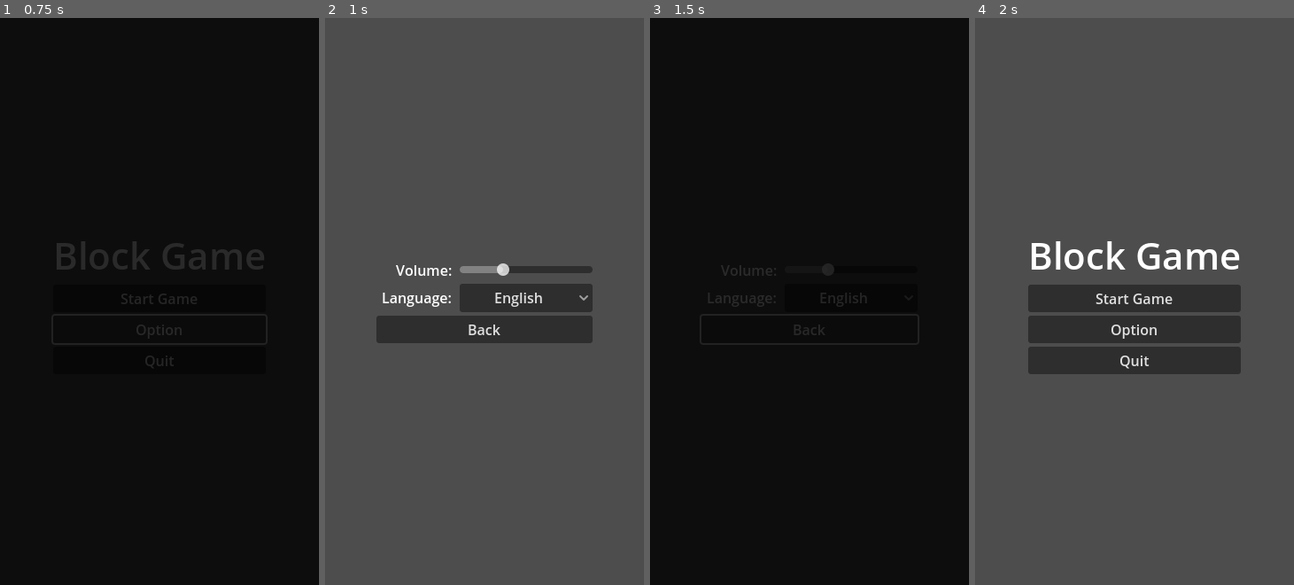
Above: before the commit, frames 1-4 (left to right).
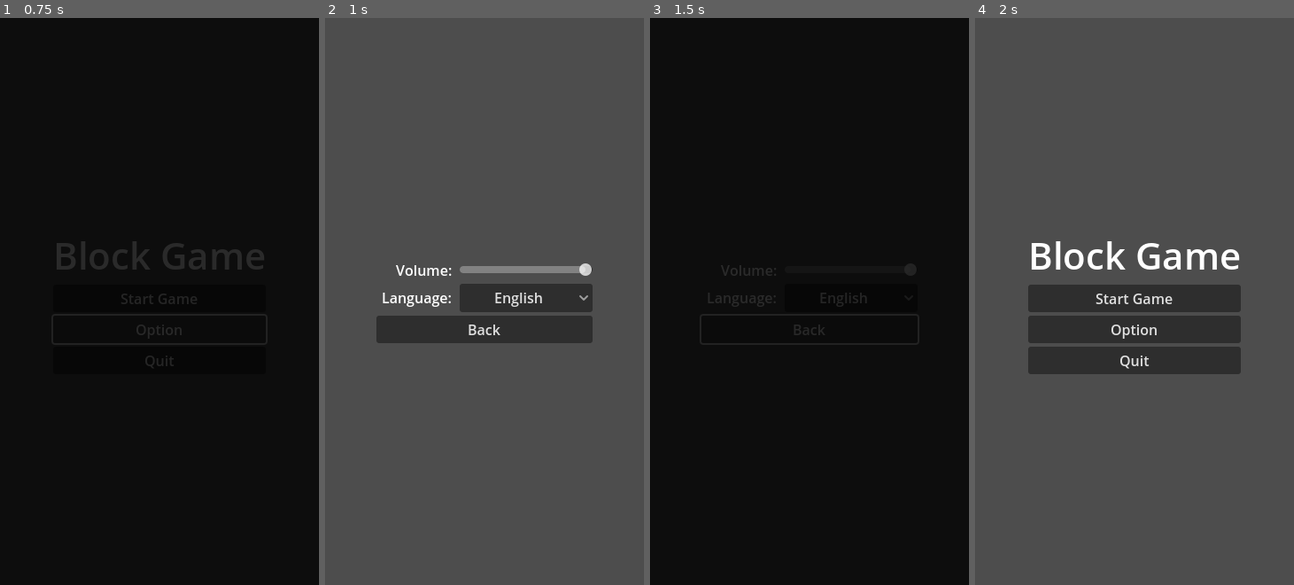
Above: after the commit, the same moments.

Repository: Ozymandias1/blockgame
Game: Godot game, scene res://Scenes/00_RootScene.tscn
Same seed, same stepped clock (60 frames per second), same inputs: the game is played once before the commit and once after it.
Inputs:
- Up to frame 1 (0.75 s): click "Option" at 0.5 s
- Up to frame 2 (1 s): no input
- Up to frame 3 (1.5 s): click "Back" at 1.25 s
- Up to frame 4 (2 s): no input

Frame 1 is identical in both runs. In frame 2, 0.4% of the frame differs, in the area x 53-84%, y 43-46%; in frame 3, less than 0.1%; in frame 4, nothing differs.

Commit message:
메뉴 클릭, 블럭 배치, 블럭 파괴등 사운드 효과 적용

Diff:
--- a/Config.cfg
+++ b/Config.cfg
@@ -1,4 +1,4 @@
 [Option]
 
-Volume=31.0
+Volume=1.0
 Language="en"
--- a/Scenes/00_RootScene.tscn
+++ b/Scenes/00_RootScene.tscn
@@ -6,6 +6,15 @@
 [ext_resource type="PackedScene" uid="uid://ymtiista3jxq" path="res://Scenes/02_SetGameCondition.tscn" id="3_42rd7"]
 [ext_resource type="PackedScene" uid="uid://divs3j57r5cw2" path="res://Scenes/03_GamePlay.tscn" id="4_m7wh1"]
 [ext_resource type="PackedScene" uid="uid://b6rjnkmuycudp" path="res://Scenes/04_Option.tscn" id="5_aj8u8"]
+[ext_resource type="AudioStream" uid="uid://dwqb3pfl3vjo4" path="res://SFX/menu_click.ogg" id="7_ntgdg"]
+[ext_resource type="AudioStream" uid="uid://dd4rot4gjwpfn" path="res://SFX/block_place_0.ogg" id="8_ajv83"]
+[ext_resource type="AudioStream" uid="uid://clgiyyxt8nsl4" path="res://SFX/block_place_1.ogg" id="9_vqcnh"]
+[ext_resource type="AudioStream" uid="uid://d0gqontj3wc1b" path="res://SFX/block_place_2.ogg" id="10_w0881"]
+[ext_resource type="AudioStream" uid="uid://beku6dmub30l2" path="res://SFX/block_break_0.ogg" id="11_kdrde"]
+[ext_resource type="AudioStream" uid="uid://dkmyvl867b1qx" path="res://SFX/block_break_1.ogg" id="12_byeoe"]
+[ext_resource type="AudioStream" uid="uid://dy2uvxlcbnbha" path="res://SFX/block_break_2.ogg" id="13_qds40"]
+[ext_resource type="AudioStream" uid="uid://dnfviwvjwtmwv" path="res://SFX/block_break_3.ogg" id="14_asy02"]
+[ext_resource type="AudioStream" uid="uid://c7jil10pu3odn" path="res://SFX/block_break_4.ogg" id="15_jmnfg"]
 
 [sub_resource type="Animation" id="Animation_6snjo"]
 resource_name = "FadeIn"
@@ -177,3 +186,30 @@
 grow_horizontal = 2
 grow_vertical = 2
 theme_override_styles/panel = SubResource("StyleBoxFlat_exems")
+
+[node name="SFX_Menu_Click" type="AudioStreamPlayer" parent="."]
+stream = ExtResource("7_ntgdg")
+
+[node name="SFX_Block_Place_0" type="AudioStreamPlayer" parent="."]
+stream = ExtResource("8_ajv83")
+
+[node name="SFX_Block_Place_1" type="AudioStreamPlayer" parent="."]
+stream = ExtResource("9_vqcnh")
+
+[node name="SFX_Block_Place_2" type="AudioStreamPlayer" parent="."]
+stream = ExtResource("10_w0881")
+
+[node name="SFX_Block_Break_0" type="AudioStreamPlayer" parent="."]
+stream = ExtResource("11_kdrde")
+
+[node name="SFX_Block_Break_1" type="AudioStreamPlayer" parent="."]
+stream = ExtResource("12_byeoe")
+
+[node name="SFX_Block_Break_2" type="AudioStreamPlayer" parent="."]
+stream = ExtResource("13_qds40")
+
+[node name="SFX_Block_Break_3" type="AudioStreamPlayer" parent="."]
+stream = ExtResource("14_asy02")
+
+[node name="SFX_Block_Break_4" type="AudioStreamPlayer" parent="."]
+stream = ExtResource("15_jmnfg")
--- a/Scenes/04_Option.tscn
+++ b/Scenes/04_Option.tscn
@@ -24,6 +24,8 @@
 custom_minimum_size = Vector2(150, 0)
 layout_mode = 2
 size_flags_vertical = 4
+max_value = 1.0
+step = 0.05
 
 [node name="HBox_Language" type="HBoxContainer" parent="VBoxContainer"]
 layout_mode = 2
@@ -50,5 +52,6 @@
 text = "LOCALE_BACK"
 
 [connection signal="drag_ended" from="VBoxContainer/HBox_Board_Size/Slider_Volume" to="." method="_on_slider_volume_drag_ended"]
+[connection signal="value_changed" from="VBoxContainer/HBox_Board_Size/Slider_Volume" to="." method="_on_slider_volume_value_changed"]
 [connection signal="item_selected" from="VBoxContainer/HBox_Language/Option_Language" to="." method="_on_option_language_item_selected"]
 [connection signal="pressed" from="VBoxContainer/Btn_Back" to="." method="_on_btn_back_pressed"]
--- a/Scripts/GamePlay.gd
+++ b/Scripts/GamePlay.gd
@@ -10,6 +10,18 @@
 @onready var placed_blocks = $PlacedBlocks
 @onready var placable_block_area = $PlacableBlockArea
 
+@onready var sfx_block_place_0 = $"../../SFX_Block_Place_0"
+@onready var sfx_block_place_1 = $"../../SFX_Block_Place_1"
+@onready var sfx_block_place_2 = $"../../SFX_Block_Place_2"
+var sfx_block_place_list: Array[AudioStreamPlayer]
+
+@onready var sfx_block_break_0 = $"../../SFX_Block_Break_0"
+@onready var sfx_block_break_1 = $"../../SFX_Block_Break_1"
+@onready var sfx_block_break_2 = $"../../SFX_Block_Break_2"
+@onready var sfx_block_break_3 = $"../../SFX_Block_Break_3"
+@onready var sfx_block_break_4 = $"../../SFX_Block_Break_4"
+var sfx_block_break_list: Array[AudioStreamPlayer]
+
 @export var placable_blocks: Array[PackedScene]
 var current_block: Control;
 var current_block_target_position: Vector2
@@ -33,6 +45,16 @@
 	game_over_screen.get_node("Buttons/Btn_ReturnToMainMenu").pressed.connect(_on_btn_returnToMainMenu)
 	timer.connect("timeout", _on_timer_process)
 	board.columns = 9
+
+	sfx_block_place_list.append(sfx_block_place_0)
+	sfx_block_place_list.append(sfx_block_place_1)
+	sfx_block_place_list.append(sfx_block_place_2)
+
+	sfx_block_break_list.append(sfx_block_break_0)
+	sfx_block_break_list.append(sfx_block_break_1)
+	sfx_block_break_list.append(sfx_block_break_2)
+	sfx_block_break_list.append(sfx_block_break_3)
+	sfx_block_break_list.append(sfx_block_break_4)
 
 # 업데이트
 func _process(delta):
@@ -172,6 +194,8 @@
 				var current_block_board_item_index = current_block.get_meta("BoardItemIndex")
 				mark_unavailable(current_block_board_item_index)
 				break_current_block(current_block_board_item_index)
+				# 배치시 사운드 효과 재생
+				sfx_block_place_list.pick_random().play()
 				# 보드판에 배치후에 배치대기중인 블럭이 없다면 새로 생성한다.
 				if placable_block_area.get_child_count() == 0:
 					create_placable_blocks()
@@ -262,6 +286,7 @@
 						create_combo_label(combo_ratio, delete_node.global_position)
 					# 블럭 제거 및 점수 계산 처리
 					delete_node.do_break_vfx(break_delay)
+					sfx_block_break_list.pick_random().play()
 					board_available_map[Vector2i(x, y)] = true
 					break_delay += break_delay_interval
 					current_score += 1 * combo_ratio
@@ -287,6 +312,7 @@
 						await get_tree().create_timer(break_delay).timeout
 						create_combo_label(combo_ratio, delete_node.global_position)
 					delete_node.do_break_vfx(break_delay)
+					sfx_block_break_list.pick_random().play()
 					board_available_map[Vector2i(x, y)] = true
 					break_delay += break_delay_interval
 					current_score += 1 * combo_ratio
--- a/Scripts/MenuController.gd
+++ b/Scripts/MenuController.gd
@@ -6,6 +6,7 @@
 @onready var option = $"../MenuList/Option"
 @onready var fade_anim_player = $"../FadeAnimPlayer"
 @onready var panel_fade = $"../Panel_Fade"
+@onready var sfx_menu_click = $"../SFX_Menu_Click"
 
 var current_menu
 var change_target_menu
@@ -19,11 +20,13 @@
 	current_menu.visible = true
 
 # 메뉴 변경 함수
+# 오디오 파일 재생 참고: https://www.youtube.com/watch?v=30fCw3qZCNw
 func change_menu(page: Constants.MenuPage):
 	# 메뉴의 visible설정을 바로 바꾸지 말고 페이드아웃/인 효과를 적용
 	change_target_menu = page
 	fade_anim_player.play("FadeOut")
 	panel_fade.visible = true
+	sfx_menu_click.play() # 사운드 재생
 
 # 메뉴 변경시 플레이되는 페이드아웃 애니메이션 종료때 호출되는 함수
 func _on_fade_out_complete():
--- a/Scripts/Option.gd
+++ b/Scripts/Option.gd
@@ -12,9 +12,8 @@
 func _on_btn_back_pressed():
 	menu_controller.change_menu(Constants.MenuPage.MainMenu)
 
-# 볼륨 조절 슬라이더 드래그 종료 시그널
-func _on_slider_volume_drag_ended(value_changed):
-	print("_on_slider_volume_drag_ended:", value_changed)
+# 볼륨 조절 슬라이더 값변화 시그널
+func _on_slider_volume_value_changed(value):
 	save_option()
 
 # 언어 옵션 항목 선택 시그널
@@ -27,6 +26,7 @@
 	save_option()
 
 # 옵션내 컨트롤들을 설정파일에서 읽어들인 값으로 세팅하는 함수
+# 볼륨 설정 참고: https://docs.godotengine.org/en/stable/classes/class_audioserver.html#class-audioserver-method-get-bus-index
 func set_up_option_controls():
 	var config = ConfigFile.new()
 	var err = config.load("res://Config.cfg")
@@ -34,9 +34,13 @@
 	if err != OK:
 		return
 
-	#볼륨
+	# 볼륨
+	# 마스터 볼륨 설정
 	var volume = config.get_value("Option", "Volume")
 	slider_volume.value = volume
+	var audio_bus_index = AudioServer.get_bus_index("Master")
+	var volume_db = linear_to_db(slider_volume.value)
+	AudioServer.set_bus_volume_db(audio_bus_index, volume_db)
 
 	# 언어
 	var langCode = config.get_value("Option", "Language")
@@ -52,6 +56,11 @@
 	if err != OK:
 		return
 
+	# 마스터 볼륨 설정
+	var audio_bus_index = AudioServer.get_bus_index("Master")
+	var volume_db = linear_to_db(slider_volume.value)
+	AudioServer.set_bus_volume_db(audio_bus_index, volume_db)
+
 	config.set_value("Option", "Volume", slider_volume.value)
 	config.set_value("Option", "Language", TranslationServer.get_locale())
 	config.save("res://Config.cfg")
--- /dev/null
+++ b/default_bus_layout.tres
@@ -0,0 +1,4 @@
+[gd_resource type="AudioBusLayout" format=3 uid="uid://bv2norwqd5ry6"]
+
+[resource]
+bus/0/volume_db = -0.128275
Not shown, added: SFX/block_break_0.ogg.import
Not shown, added: SFX/block_break_1.ogg.import
Not shown, added: SFX/block_break_2.ogg.import
Not shown, added: SFX/block_break_3.ogg.import
Not shown, added: SFX/block_break_4.ogg.import
Not shown, added: SFX/block_place_0.ogg.import
Not shown, added: SFX/block_place_1.ogg.import
Not shown, added: SFX/block_place_2.ogg.import
Not shown, added: SFX/menu_click.ogg.import
Not shown: 1 places in Scenes/00_RootScene.tscn that only renumber resources
Not shown, added: SFX/block_break_0.ogg
Not shown, added: SFX/block_break_1.ogg
(and 7 more such lines)
